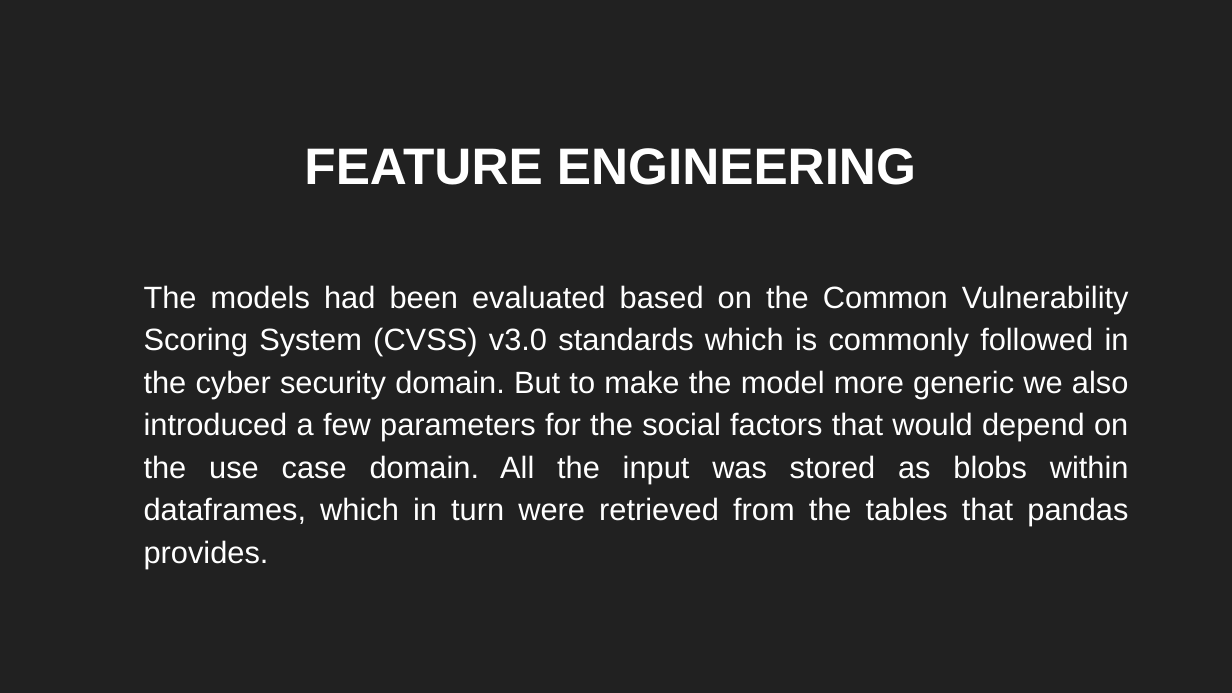
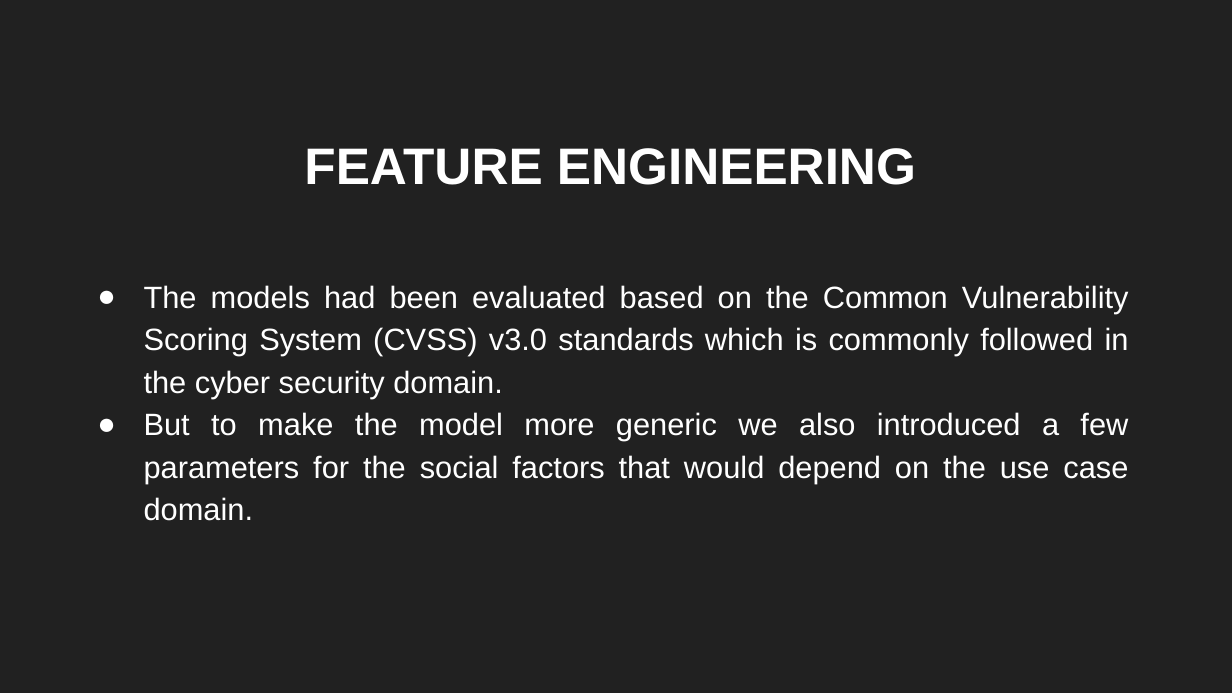
Before and after one commit to sbenstewart/cip-lab, a slide deck: slide 10 of mail these/presentation.pptx. Drawn at 1232x693 pixels with LibreOffice and Linux fonts; fonts in the diff are those of the drawing. Boxes give left, top, right and bottom in pixels: in the first picture for what was removed or moved away, otherwise in the second. Text is boxed around its words. In the diff, an @@ line names an element or a change of style, - is before the commit and + after.

```diff
--- a/mail these/presentation.pptx
+++ b/mail these/presentation.pptx
@@ subtitle at [144, 285, 1129, 521]: text changed @@
-The models had been evaluated based on the Common Vulnerability Scoring System (CVSS) v3.0 standards which is commonly followed in the cyber security domain. But to make the model more generic we also introduced a few parameters for the social factors that would depend on the use case domain. All the input was stored as blobs within dataframes, which in turn were retrieved from the tables that pandas provides.
+● The models had been evaluated based on the Common Vulnerability Scoring System (CVSS) v3.0 standards which is commonly followed in the cyber security domain.
+● But to make the model more generic we also introduced a few parameters for the social factors that would depend on the use case domain.
```
Also in this commit, not shown: 4 other slides changed, 2 slides added, 11 other files.
